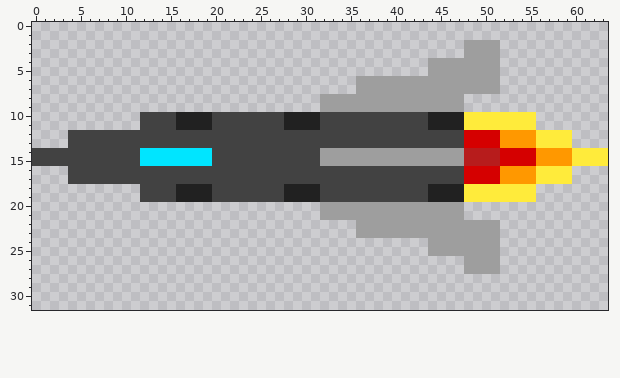
One commit to this pixel-art sprite: assets/spaceship.png. The first picture shows the starting point.
The file is 64x32 pixels.
After the commit:
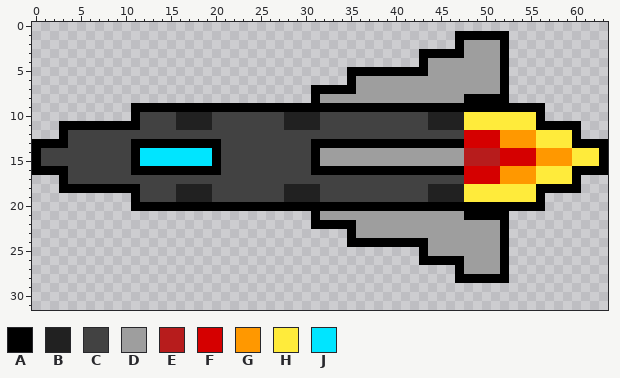
Palette (. is transparent): A #000000  B #212121  C #424242  D #9e9e9e  E #b71c1c  F #d50000  G #ff9800  H #ffeb3b  J #00e5ff
Change:
The author put colour A in row 1 at x 47 to 52; in row 2 at x 47 and 52; in row 3 at x 43 to 47 and 52; in row 4 at x 43 and 52; in row 5 at x 35 to 43 and 52; in row 6 at x 35 and 52.
The author put colour A in row 7 at x 31 to 35 and 52; in row 8 at x 31 and 48 to 52; in row 9 at x 11 to 31 and 48 to 56; in row 10 at x 11 and 56; in row 11 at x 3 to 11 and 56 to 60; in row 12 at x 3 and 60.
The author put colour A in row 13 at x 0 to 3 and 60 to 63; in row 16 at x 0 to 3 and 60 to 63; in row 17 at x 3 and 60; in row 18 at x 3 to 11 and 56 to 60; in row 19 at x 11 and 56; in row 20 at x 11 to 31 and 48 to 56.
The author put colour A in row 21 at x 31 and 48 to 52; in row 22 at x 31 to 35 and 52; in row 23 at x 35 and 52; in row 24 at x 35 to 43 and 52; in row 25 at x 43 and 52; in row 26 at x 43 to 47 and 52.
The author put colour A in row 27 at x 47 and 52; in row 28 at x 47 to 52.
Colour C becomes colour A in row 13 at x 11 to 20 and 31 to 47; in rows 14 to 15 at x 0, 11, 20 and 31; in row 16 at x 11 to 20 and 31 to 47.
Colour D becomes colour A in row 9 at x 32 to 47; in row 20 at x 32 to 47.
Colour H becomes colour A in rows 14 to 15 at x 63.
